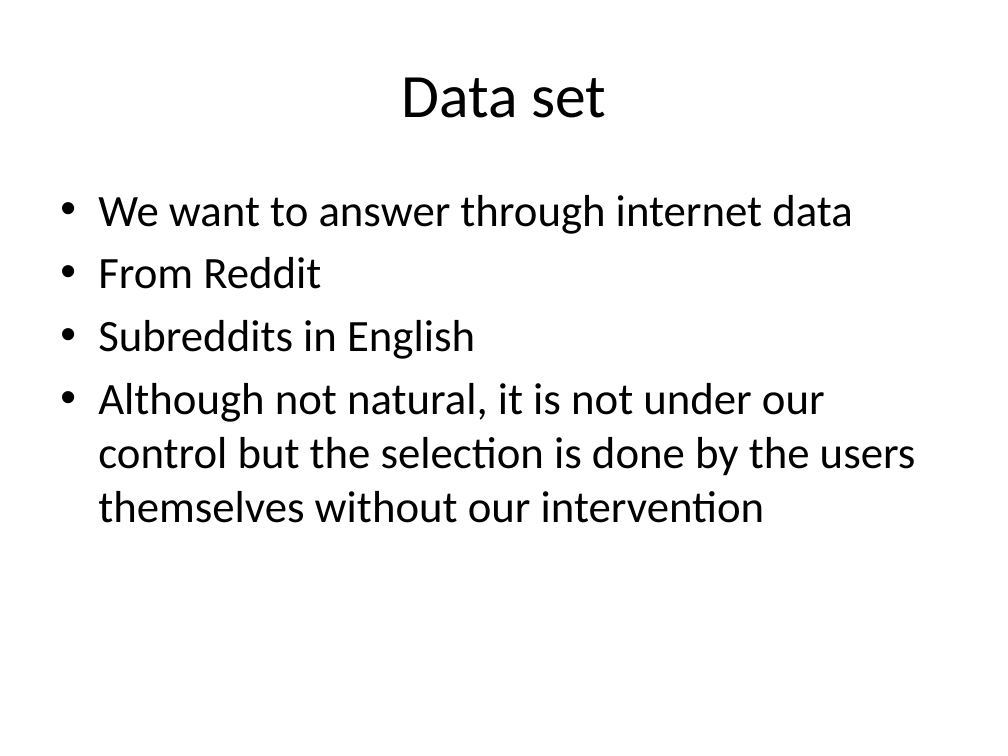
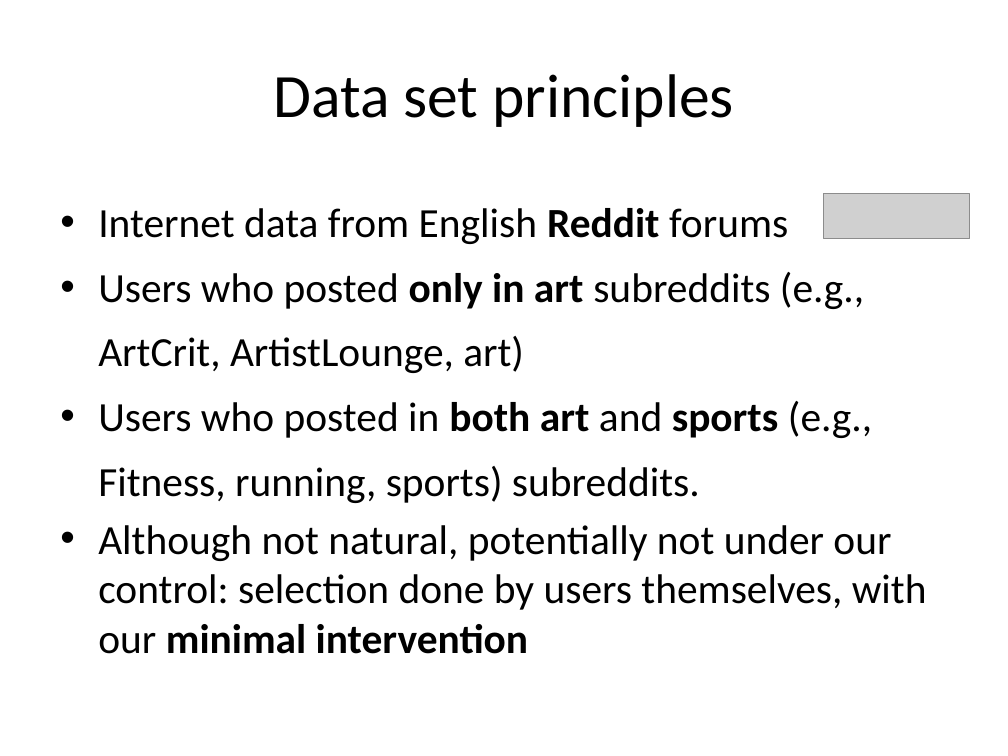
Before and after one commit to ValeMel/ArtSport, a slide deck: slide 2 of socialBehavior.pptx (slide 3 before the commit). Drawn at 1008x756 pixels with LibreOffice and Linux fonts; fonts in the diff are those of the drawing; grey boxes stand for pictures. Boxes give left, top, right and bottom in pixels: in the first picture for what was removed or moved away, otherwise in the second. Text is boxed around its words. In the diff, an @@ line names an element or a change of style, - is before the commit and + after.

```diff
--- a/socialBehavior.pptx
+++ b/socialBehavior.pptx
@@ title at (x1=273, y1=74, x2=733, y2=127): text changed @@
-Data set
+Data set principles
@@ text at (x1=98, y1=208, x2=927, y2=654): text changed; size 32 to 29.6 pt @@
-• We want to answer through internet data
-• From Reddit
-• Subreddits in English
-• Although not natural, it is not under our control but the selection is done by the users themselves without our intervention
+• Internet data from English Reddit forums
+• Users who posted only in art subreddits (e.g., ArtCrit, ArtistLounge, art)
+• Users who posted in both art and sports (e.g., Fitness, running, sports) subreddits.
+• Although not natural, potentially not under our control: selection done by users themselves, with our minimal intervention
@@ picture added at (x1=824, y1=194, x2=970, y2=239) @@
```
Also in this commit, not shown: 4 other slides changed, 3 slides added.
